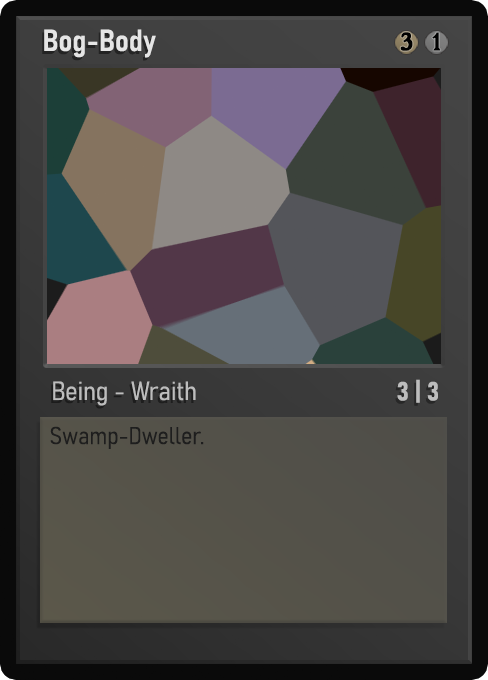
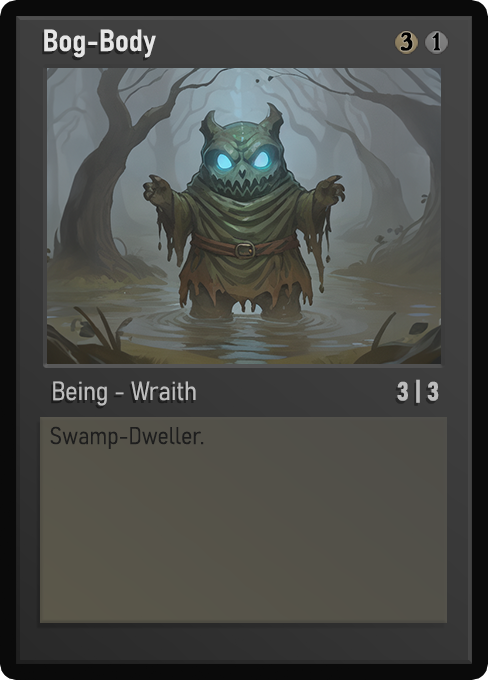
The second 488 × 680 image is a revision of the first. Changes to its layers:
painted on "Name" over [left=44, top=30, right=150, bottom=58]
painted on "AtkDef" over [left=397, top=381, right=439, bottom=401]
painted on "Class" over [left=53, top=381, right=179, bottom=405]
painted on "Desc_norm" over [left=50, top=426, right=191, bottom=445]
painted on "Artwork" over [left=47, top=68, right=441, bottom=364]
